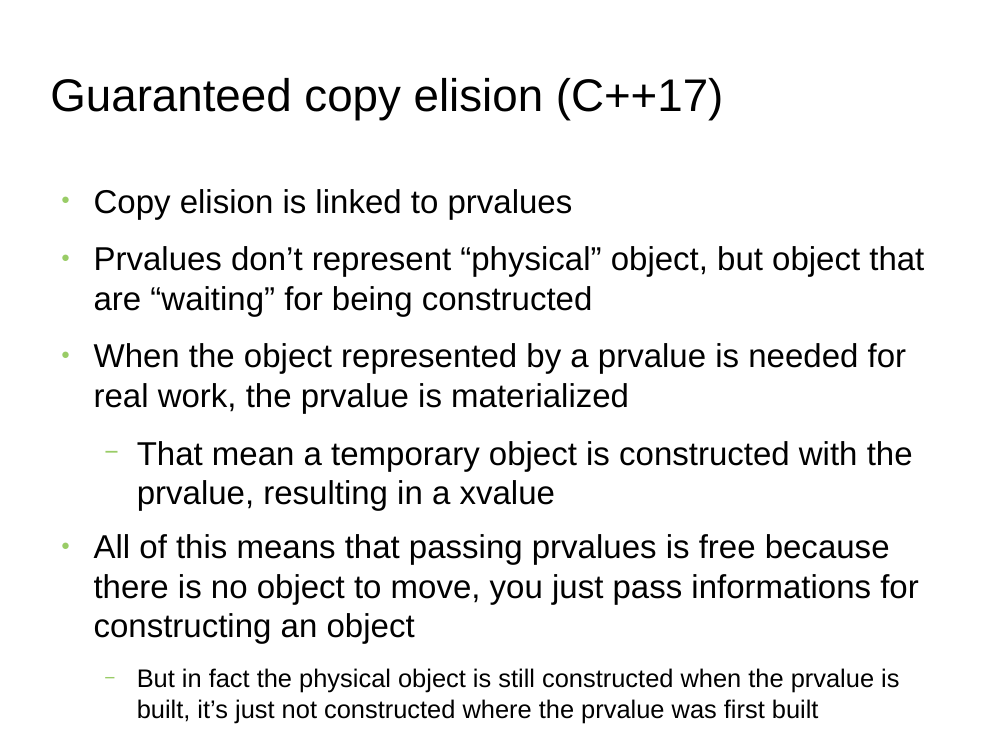
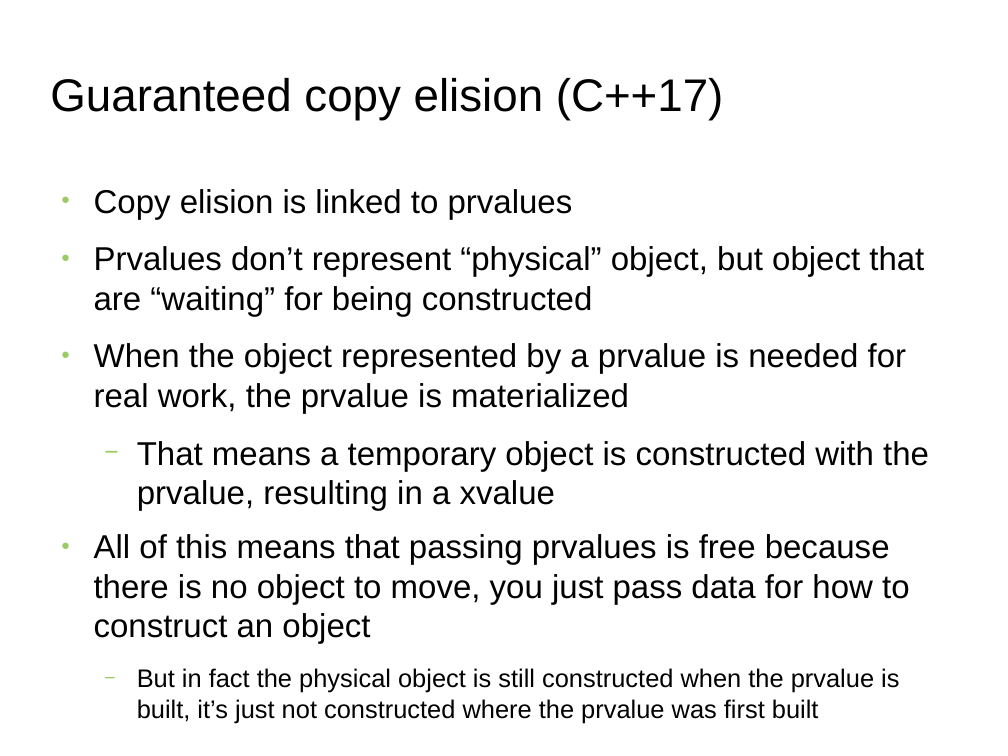
Before and after one commit to FranckRJ/CPP-trainings, a slide deck: slide 16 of traning-move.odp. Drawn at 1008x756 pixels with LibreOffice and Linux fonts; fonts in the diff are those of the drawing; background and template pictures are left out. Boxes give left, top, right and bottom in pixels: in the first picture for what was removed or moved away, otherwise in the second. Text is boxed around its words. In the diff, an @@ line names an element or a change of style, - is before the commit and + after.

```diff
--- a/traning-move.odp
+++ b/traning-move.odp
@@ text at bbox=[94, 441, 929, 644]: text changed @@
-  − That mean a temporary object is constructed with the prvalue, resulting in a xvalue
-● All of this means that passing prvalues is free because there is no object to move, you just pass informations for constructing an object
+  − That means a temporary object is constructed with the prvalue, resulting in a xvalue
+● All of this means that passing prvalues is free because there is no object to move, you just pass data for how to construct an object
```
Also in this commit, not shown: 8 other slides changed, 1 other file.
